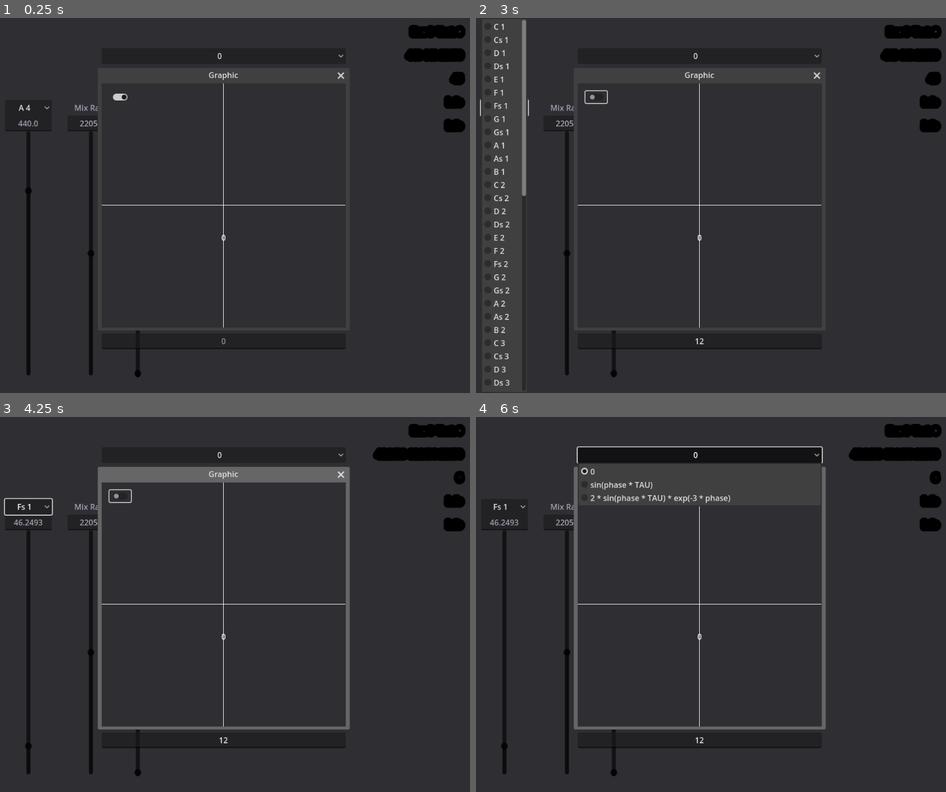
Above: before the commit, frames 1-4 (two rows, left to right).
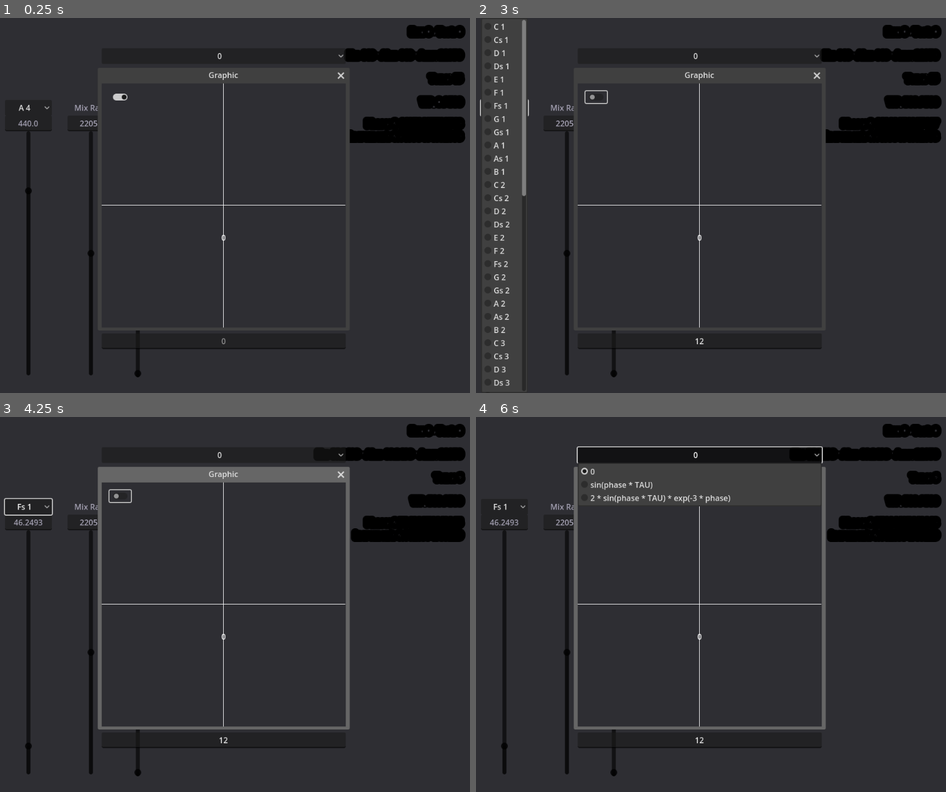
Above: after the commit, the same moments.

Repository: ArthdevhalNekiu/AudioStreamGenerator
Game: Godot game, scene res://scenes/main.tscn
Same seed, same stepped clock (60 frames per second), same inputs: the game is played once before the commit and once after it.
Inputs (mouse positions are in pixels of both pictures, inside the frame that each line leads up to):
- Up to frame 1 (0.25 s): no input
- Up to frame 2 (3 s): click (701, 340) at 0.52 s; type "12" at 0.6 s; click "0" at 1.25 s; click "A 4" at 2 s; click (598, 96) at 2.75 s
- Up to frame 3 (4.25 s): click "A 4" at 3.5 s
- Up to frame 4 (6 s): click "Fs 1" at 4.25 s; click "Fs 1" at 5 s; click "0" at 5.75 s

The runs differ from the first frame. In frame 1, 2.3% of the frame differs, in the area x 73-100%, y 1-34%; in frame 2, 2.4%; in frame 3, 2.1%; in frame 4, 2.1%.

Commit message:
Add files via upload

Diff:
--- a/scripts/audio.gd
+++ b/scripts/audio.gd
@@ -9,14 +9,14 @@
 
 
 func _process(delta):
-	frame = get_tree().get_frame()
-	increment = hz / stream.mix_rate
-
 	fill_buffer()
 
 
 func fill_buffer():
-	for i in range(get_stream_playback().get_frames_available()):
+	frame = get_tree().get_frame()
+	increment = hz / stream.mix_rate
+
+	for i in range(get_stream_playback().get_frames_available() ):
 		var line_ecuation:float = Main.executer.execute( [], self)
 
 		get_stream_playback().push_frame(Vector2.ONE * line_ecuation )
--- a/scripts/graphic.gd
+++ b/scripts/graphic.gd
@@ -2,7 +2,7 @@
 
 
 func _ready():
-	for i in Main.node.EQUATIONS: $Equation/List.add_item(i)
+	for i in Main.node.EQUATION: $Equation/List.add_item(i)
 
 	for i in range(500): $Window/HLine.add_point(Vector2.RIGHT * i)
 
@@ -18,13 +18,11 @@
 
 var drawing := true
 func draw_wave():
-	if not drawing: return
+	if not drawing or not Main.node.get_node("Audio").wavepoints.size() == $Window/HLine.points.size(): return
 
 	for i in range($Window/HLine.points.size()):
-		if  Main.node.get_node("Audio").wavepoints.is_empty(): return
-
 		$Window/HLine.points[i].y =  Main.node.get_node("Audio").wavepoints.pop_front() * Main.hz * 0.25
-		$Window/Zero.text = str($Window/HLine.points[$Window/HLine.points.size() / 2].y)
+		$Window/Zero.text = str($Window/HLine.points[int($Window/HLine.points.size() ) / 2].y)
 
 
 func _on_drawing_toggled(toggled_on):
@@ -33,7 +31,7 @@
 
 func _on_list_equation_selected(index):
 	$Equation.text = $Equation/List.get_item_text(index)
-	$Equation.emit_signal("text_submitted", $Equation.text)
+	_on_equation_text_submitted($Equation.text)
 
 
 
--- a/scripts/main.gd
+++ b/scripts/main.gd
@@ -2,54 +2,60 @@
 extends Node2D
 
 
-const EQUATIONS:Array[String] = [
+static var node:Node2D
+static var info:Array[Label]
+static var tester := Expression.new()
+static var executer := Expression.new()
+
+const EQUATION:Array[String] = [
 	"0",
 	"sin(phase * TAU)",
 	"2 * sin(phase * TAU) * exp(-3 * phase)"
 	]
-static var tonos : Array[Array] = [[32.7032, 34.6479, 36.7081, 38.8909, 41.2035, 43.6536, 46.2493, 48.9995, 51.9130, 55.0, 58.2705, 61.7354]]
+
+static var frequency : Array[Array] = [ [32.7032, 34.6479, 36.7081, 38.8909, 41.2035, 43.6536, 46.2493, 48.9995, 51.9130, 55.0, 58.2705, 61.7354] ]
 static var hz := 440.0
-static var node:Node2D
-static var tester := Expression.new()
-static var executer := Expression.new()
-static var info:Array[Label]
 
 
 func _init():
 	node = self
-	for i in range(1, 5): tonos.append(tonos[0].map(func (j): return j * (2 ** i)))
+
+	for i in range(1, 5): frequency.append(frequency[0].map(func (j): return j * (2 ** i) ) )
+
 	tester.parse("0")
-	executer.parse(("0"))
+	executer.parse(("0") )
 
 
 func _ready():
-	var lst:OptionButton = $Canvas/Frequency/Tone/List
-	for i in tonos:
-		for j in i:
-			$Canvas/Frequency/Tone/List.add_item(["C", "Cs", "D", "Ds", "E", "F", "Fs", "G", "Gs", "A", "As", "B"][int(lst.item_count) % 12] + " " + str(int(lst.item_count) / 12 + 1))
-	$Canvas/Frequency/Tone/List.selected = 45
+	var list:OptionButton = $Canvas/Frequency/Tone/List
+	var tone := ["C", "Cs", "D", "Ds", "E", "F", "Fs", "G", "Gs", "A", "As", "B"]
+	for i in range(frequency.size()):
+		for j in range(frequency[i].size()):
+			list.add_item(tone[int(list.item_count) % 12] + " " + str(int(list.item_count) / 12 + 1) )
+	list.selected = 45
 
 	for i in $Canvas/Infos.get_children(): info.append(i)
 
 
 func _process(delta):
-	if get_tree().get_frame() % 60 == 0 and false:
+	if false and get_tree().get_frame() % 60 == 0:
 		screenshot()
 
-	info[0].text = "Exc: " + str(executer.execute( [], $Audio) ) + "- Test: " + str(executer.execute( [], $Audio) )
-	info[1].text = str(hz) + "-" + str($Audio.hz) + "-" + str($Audio.stream.mix_rate)
-	info[2].text = str($Canvas/Frequency/Tone.value)
-
+	info[0].text = "Exc: {exc} - Test: {test}".format({"exc": executer.execute( [], $Audio),"test": tester.execute( [], $Audio) } )
+	info[1].text = "Hz: {hz} - Ahz: {Ahz} - Amr: {Amr}".format({"hz": hz, "Ahz": $Audio.hz, "Amr": $Audio.stream.mix_rate})
+	info[2].text = "Tone: " + str($Canvas/Frequency/Tone.value)
+	info[3].text = "WP: {wp} / {lp}".format( {"wp": $Audio.wavepoints.size(), "lp": $Graphic/Window/HLine.points.size() } )
+	info[4].text = "Phase: {phase} \nIncrement: {inc}".format( {"phase": $Audio.phase, "inc": $Audio.increment})
 
 func _on_tone_value_change(value):
-	$Canvas/Frequency.text = str(tonos[value / 12][int(value) % 12] )
+	$Canvas/Frequency.text = str(frequency[value / 12][int(value) % 12] )
 	$Canvas/Frequency/Tone/List.selected = value
 
 	_on_frequency_text_changed($Canvas/Frequency.text)
 
 
 func _on_list_tones_selected(index):
-	$Canvas/Frequency.text = str(tonos[index / 12][int(index) % 12] )
+	$Canvas/Frequency.text = str(frequency[index / 12][int(index) % 12] )
 	$Canvas/Frequency/Tone.set_value_no_signal(index)
 
 	_on_frequency_text_changed($Canvas/Frequency.text)
@@ -69,16 +75,16 @@
 	$Audio.volume_db = value
 
 
+func _on_mix_rate_slider_value_changed(value):
+	$Canvas/MixRate.text = str(value)
+
+	_on_mix_rate_text_changed(str(value))
+
+
 func _on_mix_rate_text_changed(new_text):
 	if new_text.is_valid_int():
 		$Canvas/MixRate/MixRateSlider.set_value_no_signal(int(new_text) )
 		$Audio.stream.mix_rate = int(new_text)
-
-
-func _on_mix_rate_slider_value_changed(value):
-	$Canvas/MixRate.text = str(value)
-
-	_on_mix_rate_text_changed(str(value))
 
 
 func screenshot():
